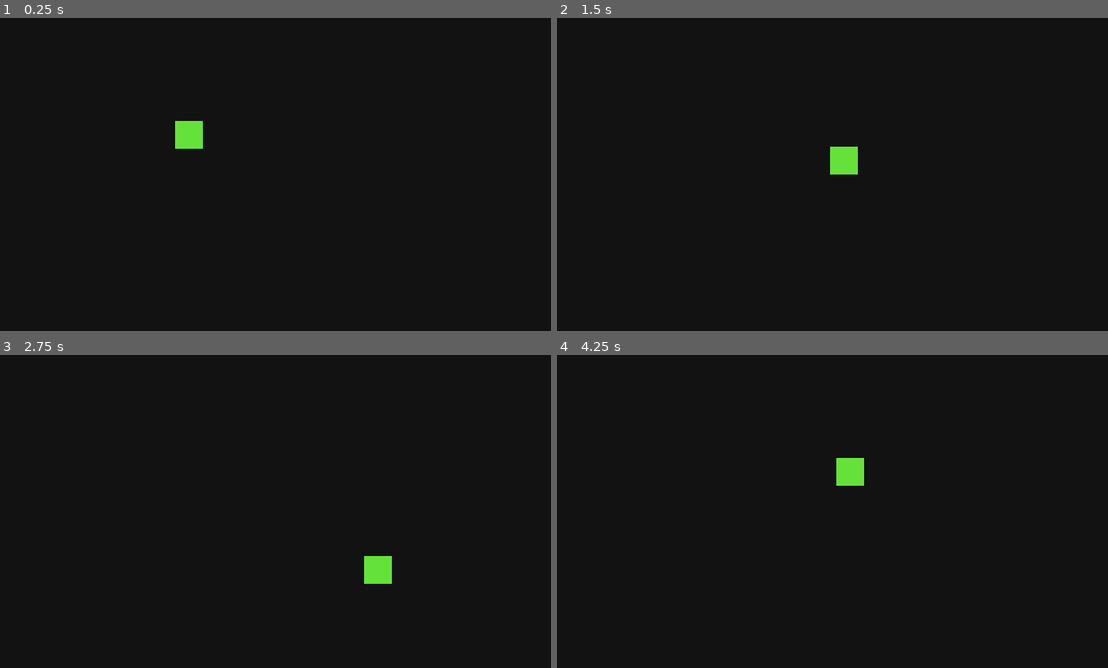
Above: before the commit, frames 1-4 (two rows, left to right).
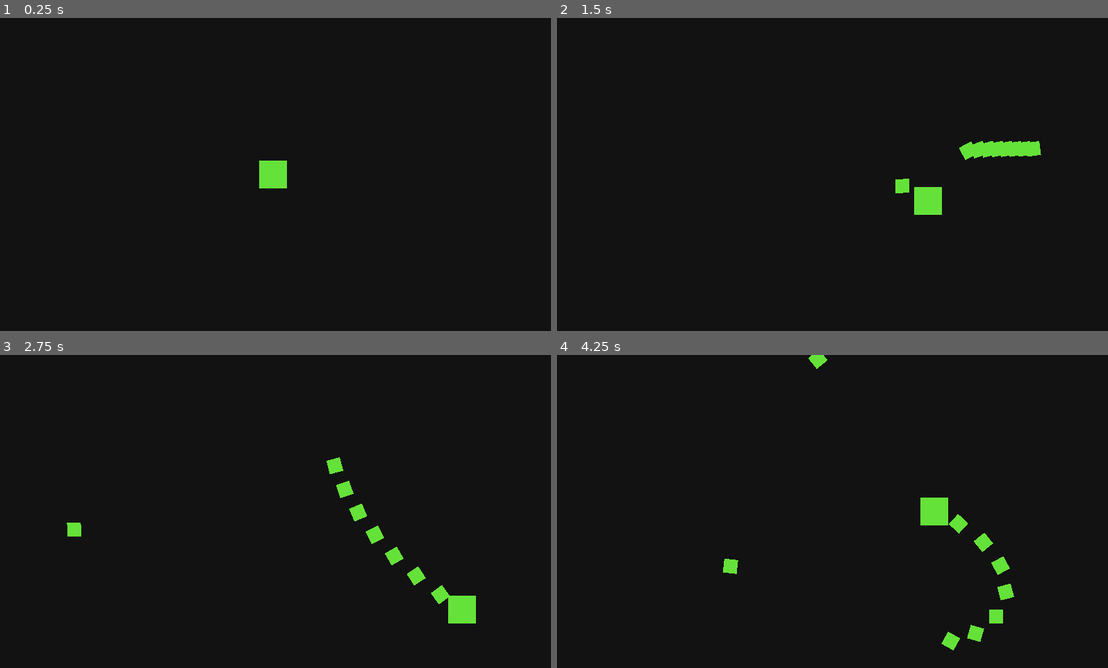
Above: after the commit, the same moments.

Repository: brunobold/CS-Project
Game: Godot game, scene res://scenes/Arena.tscn
Two runs of this game, one before a commit and one after it. Both use one fixed random seed, a clock stepped at 60 frames per second and the inputs below. Before the commit the project starts from res://scenes/Player.tscn.
Inputs (mouse positions are in pixels of both pictures, inside the frame that each line leads up to):
- Up to frame 1 (0.25 s): no input
- Up to frame 2 (1.5 s): tap Enter at 0.5 s; move the mouse to (953, 158) at 0.52 s; press the mouse at (953, 158) at 0.53 s; hold D (move_right) 0.53-1.28 s; move the mouse to (716, 190) at 1.27 s; release the mouse at (716, 190) at 1.28 s; hold S (move_down) from 1.28 s (still down); click (716, 190) at 1.35 s
- Up to frame 3 (2.75 s): move the mouse to (330, 442) at 2.02 s; release S (move_down) at 2.03 s; press the mouse at (330, 442) at 2.03 s; hold D (move_right) from 2.03 s (still down)
- Up to frame 4 (4.25 s): move the mouse to (804, 574) at 2.77 s; release D (move_right) at 2.78 s; release the mouse at (804, 574) at 2.78 s; hold W (move_up) 2.78-3.53 s; click (804, 574) at 2.85 s; move the mouse to (997, 558) at 3.52 s; press the mouse at (997, 558) at 3.53 s; hold A (move_left) from 3.53 s (still down)

The runs differ from the first frame. In frame 1, 0.9% of the frame differs, in the area x 31-53%, y 32-55%; in frame 2, 1.7%; in frame 3, 1.8%; in frame 4, 1.9%, in the area x 30-83%, y 0-95%.

Commit message:
Bullet Shooting
Added ability for player to shoot.
Included 0.1s timeout in-between shots.

Diff:
--- /dev/null
+++ b/Bullet.gd
@@ -0,0 +1,16 @@
+extends Sprite
+
+var velocity = Vector2(1, 0)
+var speed = 250
+
+var look_once = true
+
+func _process(delta):
+	if look_once:
+		look_at(get_global_mouse_position())
+		look_once = false
+	global_position += velocity.rotated(rotation) * speed * delta
+
+
+func _on_VisibilityNotifier2D_screen_exited():
+	queue_free()
--- a/project.godot
+++ b/project.godot
@@ -11,7 +11,11 @@
 [application]
 
 config/name="! Computer Science Project"
-run/main_scene="res://scenes/Player.tscn"
+run/main_scene="res://scenes/Arena.tscn"
+
+[autoload]
+
+Global="*res://scripts/Global.gd"
 
 [display]
 
@@ -44,6 +48,11 @@
 "events": [ Object(InputEventKey,"resource_local_to_scene":false,"resource_name":"","device":0,"alt":false,"shift":false,"control":false,"meta":false,"command":false,"pressed":false,"scancode":83,"unicode":0,"echo":false,"script":null)
  ]
 }
+click={
+"deadzone": 0.5,
+"events": [ Object(InputEventMouseButton,"resource_local_to_scene":false,"resource_name":"","device":0,"alt":false,"shift":false,"control":false,"meta":false,"command":false,"button_mask":0,"position":Vector2( 0, 0 ),"global_position":Vector2( 0, 0 ),"factor":1.0,"button_index":1,"pressed":false,"doubleclick":false,"script":null)
+ ]
+}
 
 [physics]
 
--- /dev/null
+++ b/scenes/Arena.tscn
@@ -0,0 +1,10 @@
+[gd_scene load_steps=3 format=2]
+
+[ext_resource path="res://scenes/Player.tscn" type="PackedScene" id=1]
+[ext_resource path="res://scripts/Arena.gd" type="Script" id=2]
+
+[node name="Arena" type="Node2D"]
+script = ExtResource( 2 )
+
+[node name="Player" parent="." instance=ExtResource( 1 )]
+position = Vector2( 320, 180 )
--- /dev/null
+++ b/scenes/Bullet.tscn
@@ -0,0 +1,14 @@
+[gd_scene load_steps=3 format=2]
+
+[ext_resource path="res://sprites/player.png" type="Texture" id=1]
+[ext_resource path="res://Bullet.gd" type="Script" id=2]
+
+[node name="Bullet" type="Sprite"]
+modulate = Color( 0.4, 0.890196, 0.227451, 1 )
+scale = Vector2( 0.5, 0.5 )
+texture = ExtResource( 1 )
+script = ExtResource( 2 )
+
+[node name="VisibilityNotifier2D" type="VisibilityNotifier2D" parent="."]
+
+[connection signal="screen_exited" from="VisibilityNotifier2D" to="." method="_on_VisibilityNotifier2D_screen_exited"]
--- a/scenes/Player.tscn
+++ b/scenes/Player.tscn
@@ -5,6 +5,12 @@
 
 [node name="Player" type="Sprite"]
 modulate = Color( 0.4, 0.890196, 0.227451, 1 )
-position = Vector2( 223.571, 134.38 )
 texture = ExtResource( 1 )
 script = ExtResource( 2 )
+
+[node name="Reload_speed" type="Timer" parent="."]
+wait_time = 0.1
+one_shot = true
+autostart = true
+
+[connection signal="timeout" from="Reload_speed" to="." method="_on_Reload_speed_timeout"]
--- /dev/null
+++ b/scripts/Arena.gd
@@ -0,0 +1,7 @@
+extends Node2D
+
+func _ready():
+	Global.node_creation_parent = self
+
+func _exit_tree():
+	Global.node_creation_parent = null
--- a/scripts/Global.gd
+++ b/scripts/Global.gd
@@ -1,4 +1,6 @@
 extends Node
+
+var node_creation_parent = null
 
 func instance_node(node, location, parent):
 	var node_instance = node.instance()
--- a/scripts/Player.gd
+++ b/scripts/Player.gd
@@ -2,6 +2,10 @@
 
 var speed = 150
 var velocity = Vector2()
+
+var bullet = preload("res://scenes/Bullet.tscn")
+
+var can_shoot = true
 
 func _process(delta):
 	velocity.x = int(Input.is_action_pressed("move_right")) - int(Input.is_action_pressed("move_left"))
@@ -10,3 +14,11 @@
 	velocity = velocity.normalized()
 
 	global_position += speed * velocity * delta
+
+	if Input.is_action_pressed("click") and Global.node_creation_parent != null and can_shoot:
+		Global.instance_node(bullet, global_position, Global.node_creation_parent)
+		$Reload_speed.start()
+		can_shoot = false
+
+func _on_Reload_speed_timeout():
+	can_shoot = true
Binary file added: sprites/bullet.png
Not shown, added: sprites/bullet.png.import
